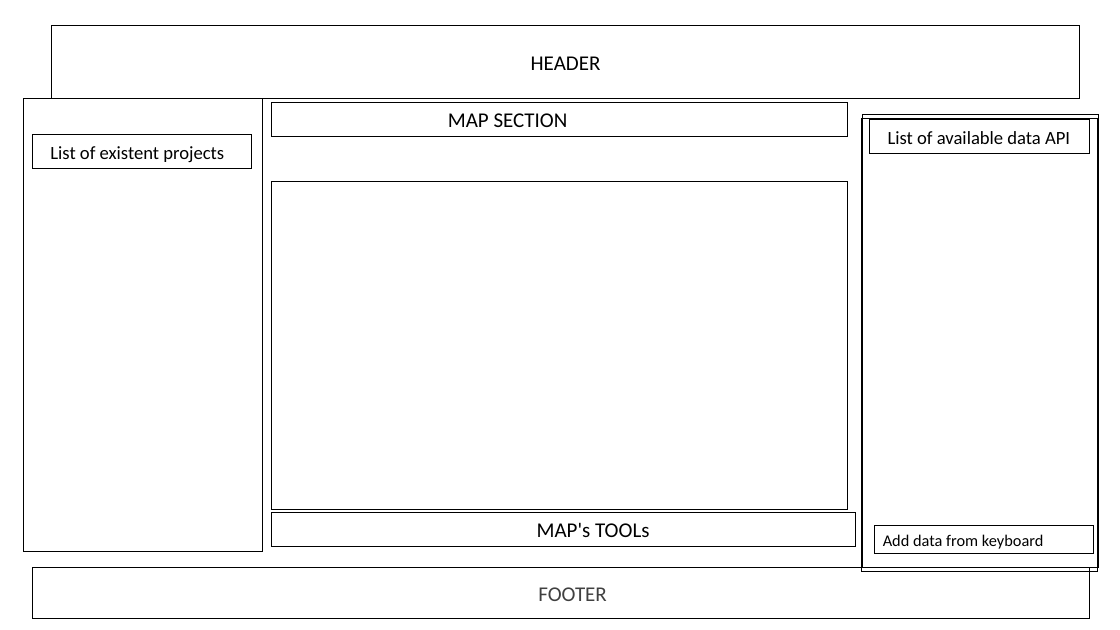
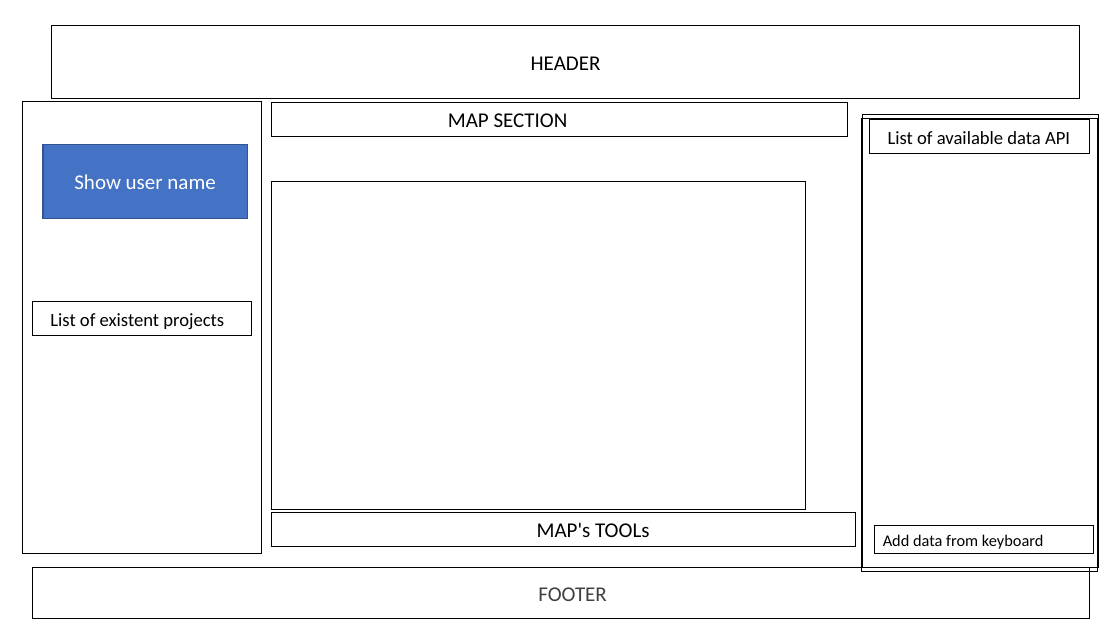
Before and after one commit to annguye2/geospatial-online-project, a slide deck: slide 4 of Geospatial Online Project.pptx (slide 3 before the commit). Drawn at 1120x630 pixels with LibreOffice and Linux fonts; fonts in the diff are those of the drawing. Boxes give left, top, right and bottom in pixels: in the first picture for what was removed or moved away, otherwise in the second. Text is boxed around its words. In the diff, an @@ line names an element or a change of style, - is before the commit and + after.

```diff
--- a/Geospatial Online Project.pptx
+++ b/Geospatial Online Project.pptx
@@ rectangle added at [43,145,247,218], fill #4472C4, outline #325491 1 pt, 18 pt, text #FFFFFF @@
+Show user name
@@ rectangle: place and size @@
-rectangle at [271,181,848,510]
+rectangle at [271,181,806,510]
@@ rectangle "List of existent projects": place and size @@
-rectangle "List of existent projects" at [33,134,252,168]
+rectangle "List of existent projects" at [33,302,252,335]
```
Also in this commit, not shown: 1 other slide changed, 1 slide added, 1 other file.
